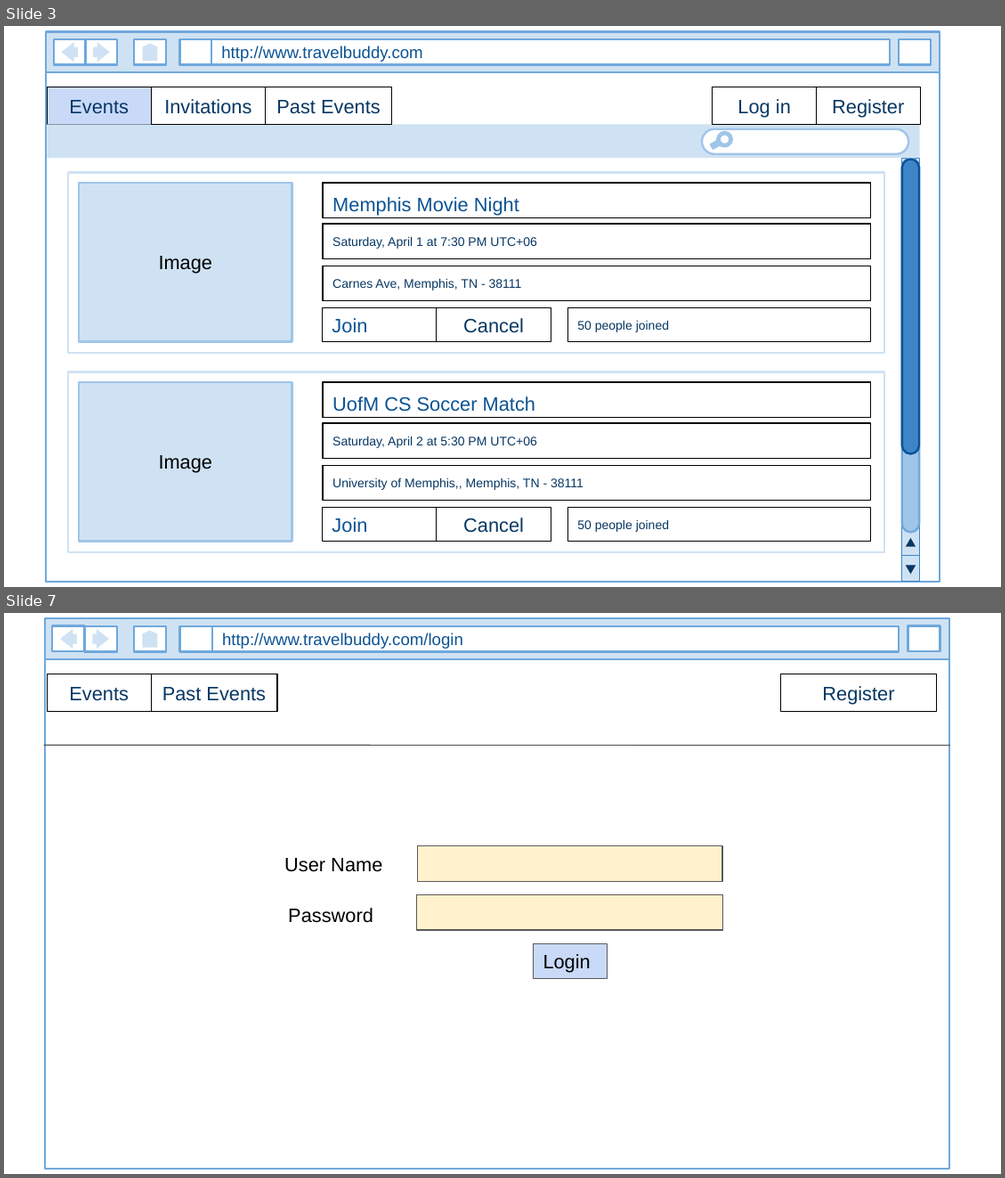
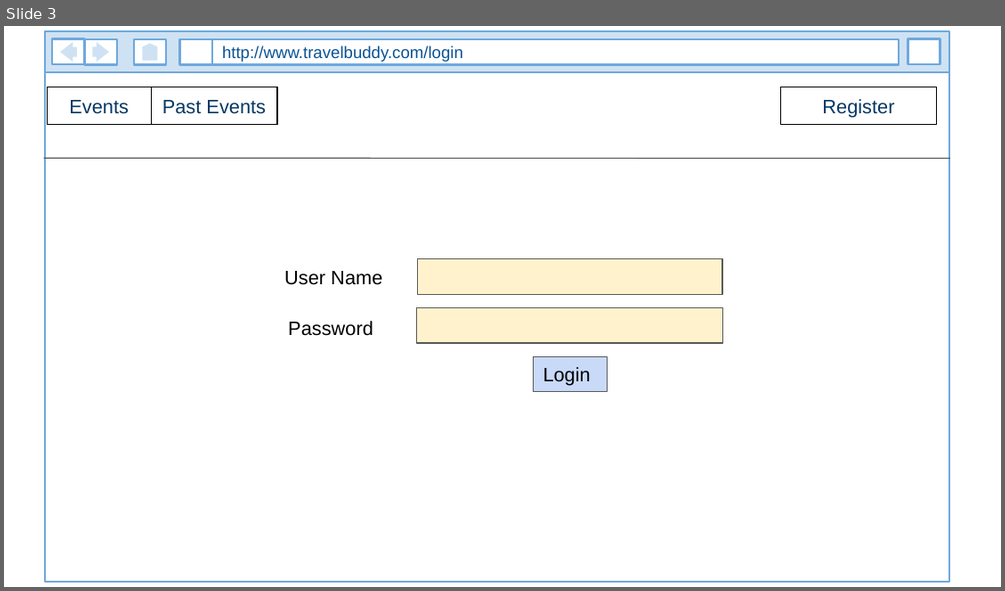
Before and after one commit to kauser-cse-buet/TravelWithBuddy, a slide deck: misc/user_interface_designs.pptx. Shown one above the other, each under a label of ours: slides 3 and 7 before the commit, slide 3 after it; the slides between them are not shown. The pictures are 1005x1178 and 1005x591 pixels, drawn with LibreOffice and Linux fonts; fonts in the diff are those of the drawing. Boxes give left, top, right and bottom in pixels: in the first picture for what was removed or moved away, otherwise in the second. Text is boxed around its words. In the diff, an @@ line names an element or a change of style, - is before the commit and + after.

```diff
--- a/misc/user_interface_designs.pptx
+++ b/misc/user_interface_designs.pptx
@@ slide 3 removed at (4, 26, 1001, 587), background #FFFFFF @@
@@ group removed at (46, 32, 939, 582): 8 rectangles, 2 right arrows, 1 flow chart offpage connector @@
-http://www.travelbuddy.com
@@ rectangle removed at (47, 87, 151, 125) @@
-Events
@@ rectangle removed at (151, 87, 265, 125) @@
-Invitations
@@ rectangle removed at (265, 87, 392, 125) @@
-Past Events
@@ rectangle removed at (712, 87, 817, 125) @@
-Log in
@@ rectangle removed at (817, 87, 920, 125) @@
-Register
@@ group removed at (47, 125, 919, 159): 2 rectangles, 1 rounded rectangle, 1 ellipse @@
@@ rectangle removed at (901, 159, 919, 581) @@
@@ rounded rectangle removed at (902, 158, 919, 532) @@
@@ rectangle removed at (68, 173, 884, 353) @@
@@ rectangle removed at (79, 183, 292, 341) @@
-Image
@@ rectangle removed at (323, 183, 871, 217) @@
-Memphis Movie Night
@@ rounded rectangle removed at (903, 160, 920, 454) @@
@@ rectangle removed at (323, 224, 871, 258) @@
-Saturday, April 1 at 7:30 PM UTC+06
@@ rectangle removed at (323, 265, 871, 300) @@
-Carnes Ave, Memphis, TN - 38111
@@ rectangle removed at (322, 308, 437, 342) @@
-Join
@@ rectangle removed at (437, 308, 551, 342) @@
-Cancel
@@ rectangle removed at (567, 308, 870, 342) @@
-50 people joined
@@ rectangle removed at (68, 372, 884, 552) @@
@@ rectangle removed at (79, 382, 292, 540) @@
-Image
@@ rectangle removed at (323, 382, 871, 417) @@
-UofM CS Soccer Match
@@ rectangle removed at (323, 423, 871, 458) @@
-Saturday, April 2 at 5:30 PM UTC+06
@@ rectangle removed at (323, 465, 871, 499) @@
-University of Memphis,, Memphis, TN - 38111
@@ rectangle removed at (322, 507, 437, 541) @@
-Join
@@ rectangle removed at (437, 507, 551, 541) @@
-Cancel
@@ rectangle removed at (567, 507, 870, 541) @@
-50 people joined
@@ rectangle removed at (901, 556, 919, 581) @@
@@ triangle removed at (905, 538, 915, 547) @@
@@ triangle removed at (905, 565, 915, 574) @@
@@ what was slide 7 is now slide 3 @@
```
Also in this commit, not shown: 4 slides changed, 2 slides added, 6 other slides removed, 5 other files.
